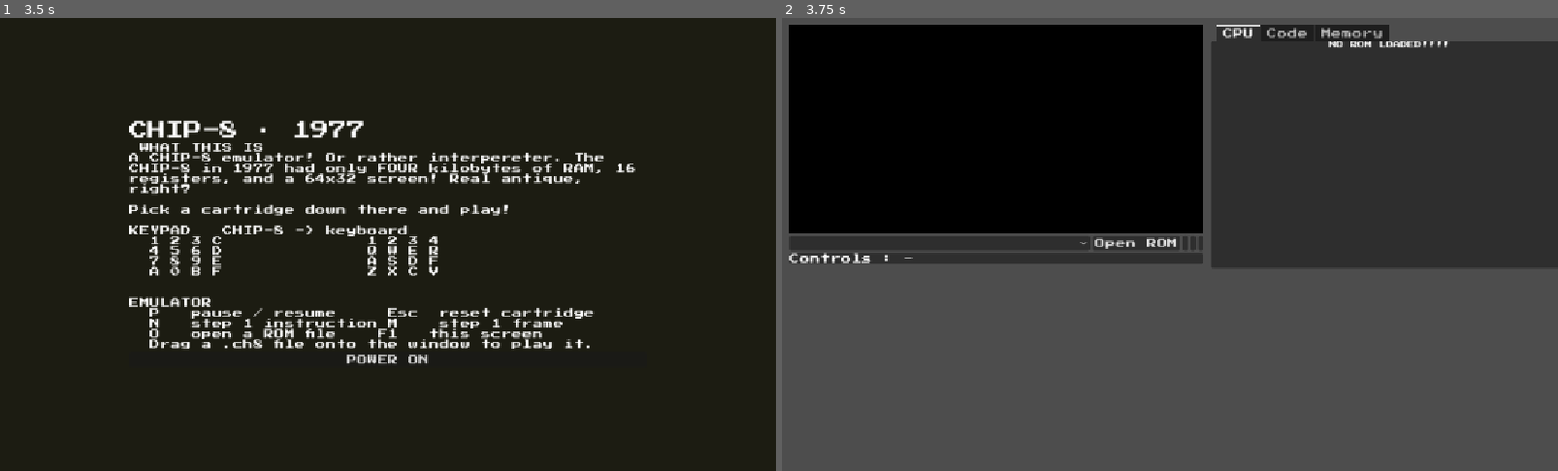
Above: before the commit, frames 1-2 (left to right).
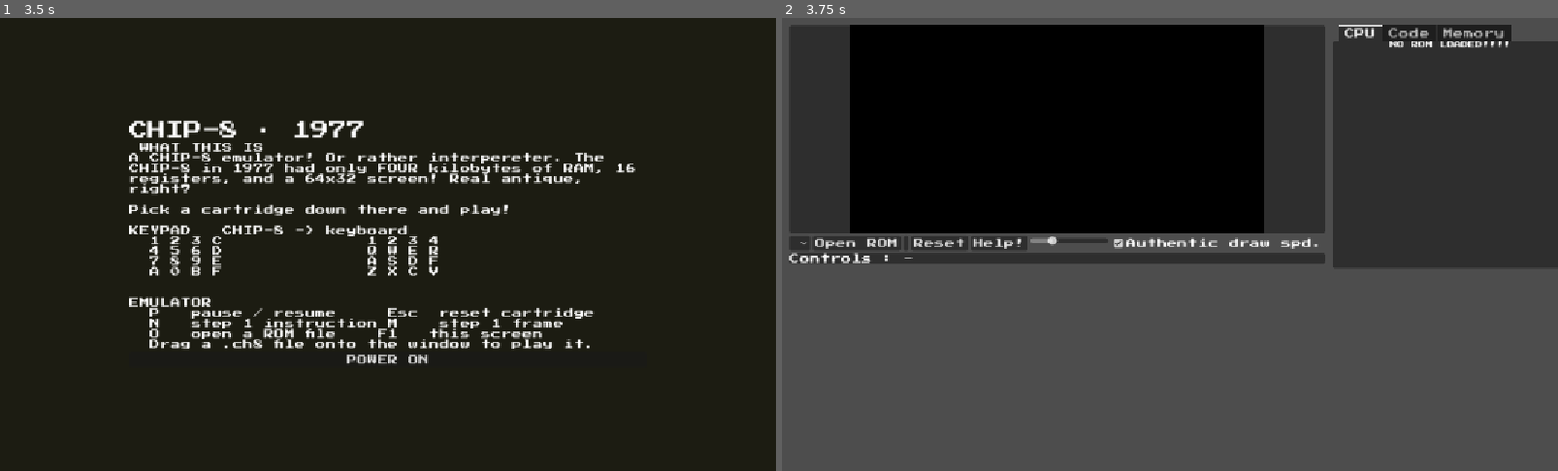
Above: after the commit, the same moments.

Repository: UnderstoodUseYourUsernameHere/chip-8-emulator
Game: Godot game, scene res://scenes/main.tscn
Two runs of this game, one before a commit and one after it. Both use one fixed random seed, a clock stepped at 60 frames per second and the inputs below.
Inputs (mouse positions are in pixels of both pictures, inside the frame that each line leads up to; where the layout moved, square brackets give the same spot in the first picture):
- Up to frame 1 (3.5 s): click (155, 244) [411, 244] at 0.5 s; click (434, 244) at 1.25 s, where only the run after the commit has a clickable "Authentic draw spd."; click (15, 244) [155, 244] at 2 s; click "Open ROM" at 2.75 s
- Up to frame 2 (3.75 s): click "POWER ON" at 3.5 s

Frame 1 is identical in both runs. In frame 2, 10% of the frame differs, in the area x 0-94%, y 1-56%.
Error before the commit: Out of bounds get index '0' (on base: 'PackedByteArray') (res://scripts/main.gd:418)
Error after the commit: Out of bounds get index '0' (on base: 'PackedByteArray') (res://scripts/main.gd:426)

Commit message:
Add interactive speed controls

Diff:
--- a/scenes/main.tscn
+++ b/scenes/main.tscn
@@ -70,10 +70,24 @@
 [node name="ResetButton" type="Button" parent="MarginContainer/HBoxContainer/LeftColumn/Toolbar" unique_id=212379595]
 unique_name_in_owner = true
 layout_mode = 2
+text = "Reset"
 
 [node name="HelpButton" type="Button" parent="MarginContainer/HBoxContainer/LeftColumn/Toolbar" unique_id=769979553]
 unique_name_in_owner = true
 layout_mode = 2
+text = "Help!"
+
+[node name="SpeedSlider" type="HSlider" parent="MarginContainer/HBoxContainer/LeftColumn/Toolbar" unique_id=996589957]
+custom_minimum_size = Vector2(120, 0)
+layout_mode = 2
+offset_transform_position = Vector2(0, 50)
+min_value = 1.0
+max_value = 40.0
+value = 1.0
+
+[node name="WaitCheck" type="CheckBox" parent="MarginContainer/HBoxContainer/LeftColumn/Toolbar" unique_id=345158805]
+layout_mode = 2
+text = "Authentic draw spd."
 
 [node name="ControlsPanel" type="PanelContainer" parent="MarginContainer/HBoxContainer/LeftColumn" unique_id=1374951924]
 layout_mode = 2
--- a/scripts/main.gd
+++ b/scripts/main.gd
@@ -186,6 +186,14 @@
 	for b in [%PauseButton, %ResetButton, %OpenButton, %HelpButton]:
 		b.focus_mode = Control.FOCUS_NONE
 
+func setup_settings() -> void:
+	$MarginContainer/HBoxContainer/LeftColumn/Toolbar/SpeedSlider.value = instructions_per_frame
+	$MarginContainer/HBoxContainer/LeftColumn/Toolbar/SpeedSlider.value_changed.connect(func(v): instructions_per_frame = int(v))
+	$MarginContainer/HBoxContainer/LeftColumn/Toolbar/WaitCheck.button_pressed = display_wait_enabled
+	$MarginContainer/HBoxContainer/LeftColumn/Toolbar/WaitCheck.toggled.connect(func(on): display_wait_enabled = on)
+	$MarginContainer/HBoxContainer/LeftColumn/Toolbar/SpeedSlider.focus_mode = Control.FOCUS_NONE
+	$MarginContainer/HBoxContainer/LeftColumn/Toolbar/WaitCheck.focus_mode = Control.FOCUS_NONE
+
 func setup_sound() -> void:
 	var rate := 22050
 	var frames := int(rate / 440.0)
@@ -442,6 +450,7 @@
 	setup_sound()
 	setup_picker()
 	setup_open_dialog()
+	setup_settings()
 	setup_toolbar()
 	_on_rom_selected(0)
 	breakpoint_edit.text_submitted.connect(_on_breakpoint_submitted)
